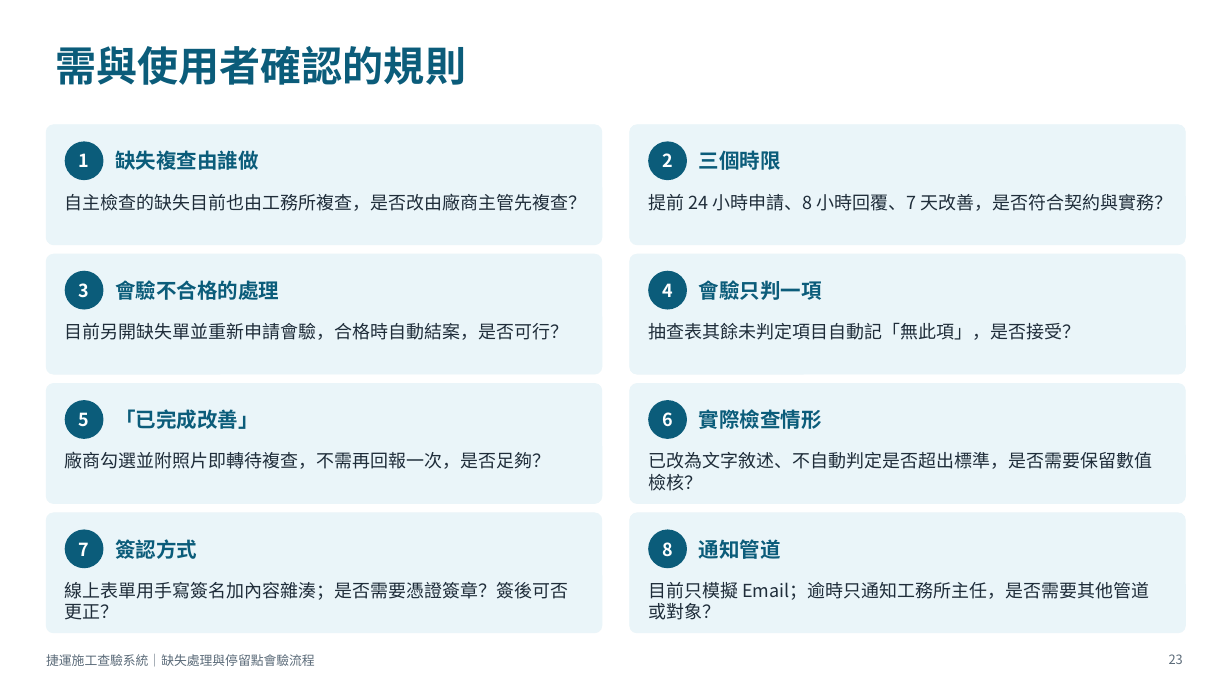
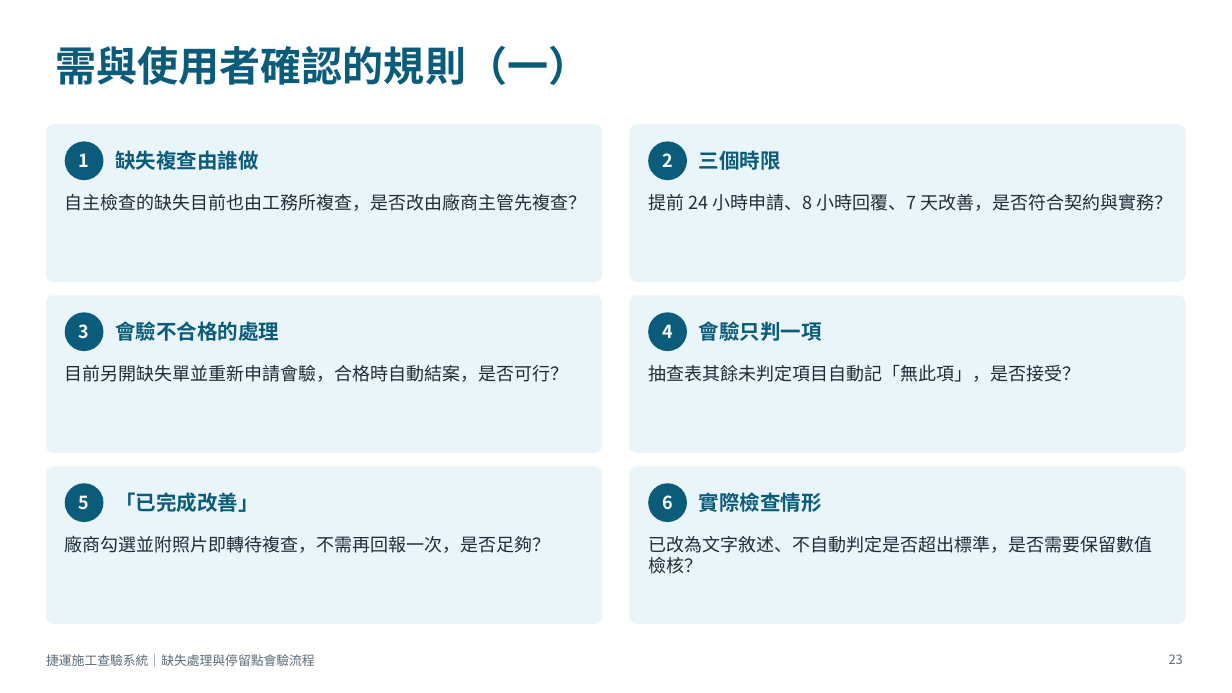
Before and after one commit to brianchou7310/MRT-Construction-QMS, a slide deck: slide 23 of 捷運施工查驗系統_缺失與停留點流程說明.pptx. Drawn at 1232x693 pixels with LibreOffice and Linux fonts; fonts in the diff are those of the drawing. Boxes give left, top, right and bottom in pixels: in the first picture for what was removed or moved away, otherwise in the second. Text is boxed around its words. In the diff, an @@ line names an element or a change of style, - is before the commit and + after.

```diff
--- a/捷運施工查驗系統_缺失與停留點流程說明.pptx
+++ b/捷運施工查驗系統_缺失與停留點流程說明.pptx
@@ title at [55, 45, 589, 85]: text changed @@
-需與使用者確認的規則
+需與使用者確認的規則（一）
@@ rounded rectangle: place and size @@
-rounded rectangle at [46, 125, 602, 245]
+rounded rectangle at [46, 125, 602, 282]
@@ rounded rectangle: place and size @@
-rounded rectangle at [630, 125, 1186, 245]
+rounded rectangle at [630, 125, 1186, 282]
@@ rounded rectangle: place and size @@
-rounded rectangle at [46, 254, 602, 374]
+rounded rectangle at [46, 296, 602, 453]
@@ rounded rectangle: place and size @@
-rounded rectangle at [630, 254, 1186, 374]
+rounded rectangle at [630, 296, 1186, 453]
@@ 2 ellipses, 2 texts: place and size @@
-2 ellipses, 2 texts at [65, 271, 822, 310]
+2 ellipses, 2 texts at [65, 312, 822, 351]
@@ text "目前另開缺失單並重新申請會驗，合格時自動結案，是否可行？": place and size @@
-text "目前另開缺失單並重新申請會驗，合格時自動結案，是否可行？" at [65, 323, 569, 340]
+text "目前另開缺失單並重新申請會驗，合格時自動結案，是否可行？" at [65, 365, 569, 382]
@@ text "抽查表其餘未判定項目自動記「無此項」，是否接受？": place and size @@
-text "抽查表其餘未判定項目自動記「無此項」，是否接受？" at [648, 322, 1080, 340]
+text "抽查表其餘未判定項目自動記「無此項」，是否接受？" at [648, 364, 1080, 382]
@@ rounded rectangle: place and size @@
-rounded rectangle at [46, 384, 602, 504]
+rounded rectangle at [46, 467, 602, 624]
@@ proportions changed in 6 elements at [46, 125, 602, 282], [630, 125, 1186, 282], [46, 296, 602, 453], [630, 296, 1186, 453], [46, 467, 602, 624], [630, 467, 1186, 624] @@
@@ rounded rectangle: place and size @@
-rounded rectangle at [630, 384, 1186, 504]
+rounded rectangle at [630, 467, 1186, 624]
@@ 2 ellipses, 2 texts: place and size @@
-2 ellipses, 2 texts at [65, 400, 822, 439]
+2 ellipses, 2 texts at [65, 483, 822, 522]
@@ rounded rectangle removed at [46, 513, 602, 633] @@
@@ text "廠商勾選並附照片即轉待複查，不需再回報一次，是否足夠？": place and size @@
-text "廠商勾選並附照片即轉待複查，不需再回報一次，是否足夠？" at [65, 451, 551, 469]
+text "廠商勾選並附照片即轉待複查，不需再回報一次，是否足夠？" at [65, 535, 551, 553]
@@ ellipse removed at [65, 530, 104, 568] @@
-7
@@ text removed at [115, 539, 197, 559] @@
-簽認方式
@@ rounded rectangle removed at [630, 513, 1186, 633] @@
@@ text "已改為文字敘述、不自動判定是否超出標準，是否需要保留數值檢核？": place and size @@
-text "已改為文字敘述、不自動判定是否超出標準，是否需要保留數值檢核？" at [648, 452, 1152, 491]
+text "已改為文字敘述、不自動判定是否超出標準，是否需要保留數值檢核？" at [648, 536, 1152, 574]
@@ ellipse removed at [648, 530, 687, 568] @@
-8
@@ text removed at [699, 539, 781, 559] @@
-通知管道
@@ text removed at [65, 581, 569, 620] @@
-線上表單用手寫簽名加內容雜湊；是否需要憑證簽章？簽後可否更正？
@@ text removed at [648, 582, 1149, 620] @@
-目前只模擬 Email；逾時只通知工務所主任，是否需要其他管道或對象？
```
Also in this commit, not shown: 1 slide added.
